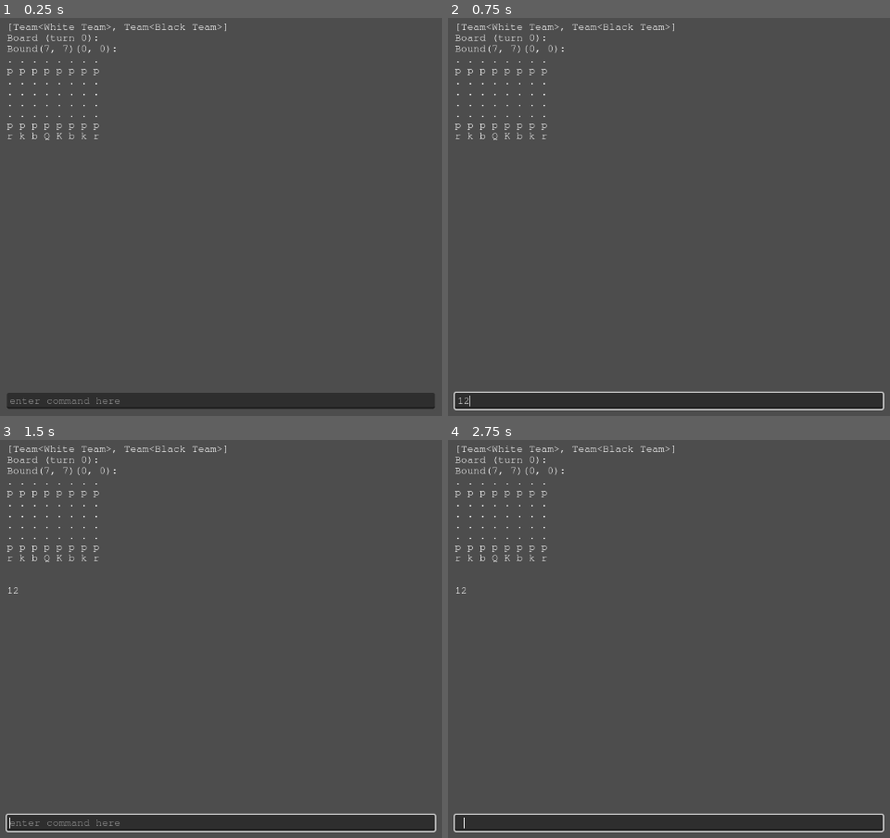
Above: before the commit, frames 1-4 (two rows, left to right).
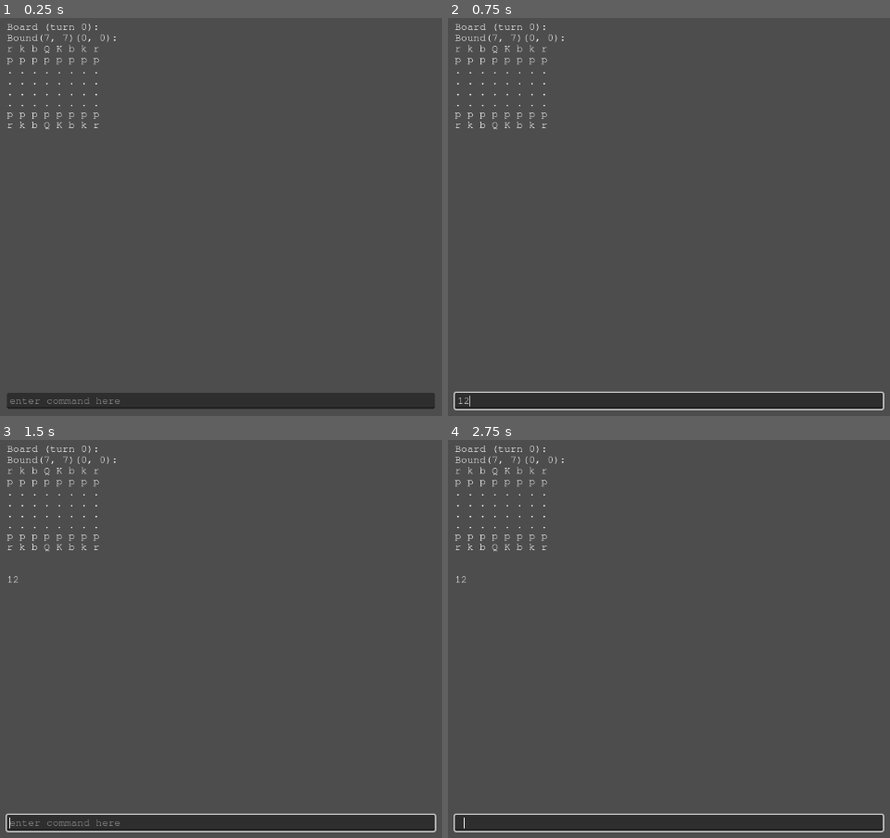
Above: after the commit, the same moments.

Repository: Roboticy3/Mess
Game: Godot game, scene res://default.tscn
Two runs of this game, one before a commit and one after it. Both use one fixed random seed, a clock stepped at 60 frames per second and the inputs below.
Inputs (mouse positions are in pixels of both pictures, inside the frame that each line leads up to):
- Up to frame 1 (0.25 s): no input
- Up to frame 2 (0.75 s): click (669, 400) at 0.52 s; type "12" at 0.6 s
- Up to frame 3 (1.5 s): tap Enter at 1.25 s
- Up to frame 4 (2.75 s): tap Space at 2 s

The runs differ from the first frame. In frame 1, 1.0% of the frame differs, in the area x 1-52%, y 1-31%; in frame 2, 1.0%; in frame 3, 1.0%, in the area x 1-52%, y 1-39%; in frame 4, 1.0%.

Commit message:
minor changes to option calling and CommandLine
switched from calling options with arguments to binding them ahead of time

added show command with -r parameter and an integer argument, shows the state in player.board.states at the index given by the argument, or the index given by the argument added to the current state size if -r is flagged

Diff:
--- a/Board Types/Board.gd
+++ b/Board Types/Board.gd
@@ -38,9 +38,6 @@
 func fill_nodes():
 	for v in node_paths:
 		Accessor.get_children_recursive(get_node(v), add_node)
-
-	teams.sort_custom(func (a:Team, b:Team): return a.priority > b.priority)
-	Accessor.a_print(str(teams))
 
 #everybody shut up new class just dropped
 #call this with a node to add it to the board individually
@@ -126,15 +123,12 @@
 	var p_o := p.options
 	if p_o.has(o):
 		add_state()
-		p_o[o].call(p, self, o)
+		p_o[o].call()
 
 		generate_options()
 		return true
 
 	return false
-
-func move(p:Piece, option:Callable):
-	option.call(p, self)
 
 func add_state():
 	if states.size() == 0:
--- a/Board Types/Board2i.gd
+++ b/Board Types/Board2i.gd
@@ -21,6 +21,6 @@
 	var result := "Board (turn " + str(states.size() - 1) + "):\n"
 	var s = current_state
 
-	result += Accessor.shaped_2i_state_to_string(shape, s)
+	result += Accessor.shaped_2i_state_to_string(s, shape)
 
 	return result
--- a/Piece Types/King2i.gd
+++ b/Piece Types/King2i.gd
@@ -10,7 +10,6 @@
 	name = "King2i"
 	state_form.merge(king2i_state_form, true)
 
-var castle_rooks := {}
 func option_castle(king:Piece, b:Board, o:Vector2i, rook:Piece, ro:Vector2i) -> void:
 
 	option_move(king, b, o)
@@ -38,8 +37,8 @@
 	var ra = p_state["rook axes"]
 	var c1 = can_castle_to(ra, p, b)
 	var c2 = can_castle_to(-ra, p, b)
-	if c1: o[c1[0][1]] = option_castle.bind(c1[1], c1[0][0])
-	if c2: o[c2[0][1]] = option_castle.bind(c2[1], c2[0][0])
+	if c1: o[c1[0][1]] = option_castle.bind(p, b, c1[0][1], c1[1], c1[0][0])
+	if c2: o[c2[0][1]] = option_castle.bind(p, b, c2[0][1], c2[1], c2[0][0])
 
 	return o
 
--- a/Piece Types/Pawn2i.gd
+++ b/Piece Types/Pawn2i.gd
@@ -24,7 +24,7 @@
 	#forward step
 	var up_one:Vector2i = to_global(p_state, b, Vector2i(0, 1))
 	if !b.get_piece(up_one):
-		options[up_one] = option_move
+		options[up_one] = option_move.bind(p, b, up_one)
 
 	#diagonal takes
 	var diag_right:Vector2i = to_global(p_state, b, Vector2i(1, 1))
@@ -33,15 +33,15 @@
 	var take_left = b.get_team(diag_left)
 
 	if take_right && take_right != p.get_team():
-		options[diag_right] = option_move
+		options[diag_right] = option_move.bind(p, b, diag_right)
 	if take_left && take_left != p.get_team():
-		options[diag_left] = option_move
+		options[diag_left] = option_move.bind(p, b, diag_left)
 
 	#double forward step
 	var up_two = to_global(p_state, b, Vector2i(0, 2))
 
 	if p_state["moves"] == 0 && !b.get_piece(up_one) && !b.get_piece(up_two):
-		options[up_two] = option_move
+		options[up_two] = option_move.bind(p, b, up_two)
 
 	return options
 
--- a/Piece Types/PieceType.gd
+++ b/Piece Types/PieceType.gd
@@ -8,6 +8,7 @@
 func generate_options(_p:Piece, _b:Board)->Dictionary:
 	return {}
 
+#options typically take a piece, board, and the option's "key" or id specifying a position or holding more information
 func option_move(p:Piece, b:Board, o) -> void:
 	b.move_piece(p, o)
 
@@ -26,7 +27,7 @@
 		pos = to_global(p.get_state(), b, pos)
 
 		if validator.call(p, b, pos):
-			options[pos] = option
+			options[pos] = option.bind(p, b, pos)
 
 #spaces from a list of (sorta) global directions
 #directions will not be transformed by the piece's direction since the piece may not have the direction property
@@ -62,8 +63,9 @@
 func add_options_from_line_directions(options:Dictionary, directions:Array, p:Piece, b:Board, option:=option_move, validator:=can_take, iterations:=max_iter) -> void:
 	var positions = spaces_from_line_directions(directions, p, b, validator, iterations)
 
-	for pos in positions:
-		options[pos] = option
+	for y in positions:
+		for x in y:
+			options[x] = option.bind(p, b, x)
 
 func _to_string():
 	return "PieceType<" + name + ">"
--- a/Scripts/Player/CommandLine.gd
+++ b/Scripts/Player/CommandLine.gd
@@ -25,16 +25,17 @@
 
 	match s[0]:
 		commands[0]: select_piece(args)
-		commands[1]: play_piece(args)
+		commands[1]: play(args)
+		commands[2]: show_state(args)
 
 	text = ""
 
 const commands := [
 	"select",
-	"move"
+	"move",
+	"show"
 ]
 
-#
 func select_piece(args:Array[String]):
 
 	if args.size() < 2:
@@ -48,7 +49,7 @@
 			return
 		TYPE_VECTOR2I: player.select_piece(args_to_vector2i(args))
 
-func play_piece(args:Array[String]):
+func play(args:Array[String]):
 
 	if !player.selection:
 		Accessor.a_print("cannot move a piece with no selection")
@@ -62,6 +63,20 @@
 	match b.position_type:
 		TYPE_VECTOR2I: player.play(args_to_vector2i(args))
 
+func show_state(args:Array[String]):
+
+	var idx := player.board.states.size() - 1
+
+	if !args.is_empty():
+		if args[0] == "-r" && args.size() > 1:
+			idx += args[1].to_int()
+		elif args[0] != "-r":
+			idx = args[0].to_int()
+
+	Accessor.a_print(
+		Accessor.shaped_2i_state_to_string(player.board.get_state(idx))
+	)
+
 func args_to_vector2i(args:Array) -> Vector2i:
 	var x = args[0].to_int()
 	var y = args[1].to_int()
--- a/Scripts/Technical/Accessor.gd
+++ b/Scripts/Technical/Accessor.gd
@@ -23,7 +23,7 @@
 				stk.push_back(w)
 	return stk
 
-func shaped_2i_state_to_string(shape:Array[Bound], state:Dictionary, display_mode:int = 0) -> String:
+func shaped_2i_state_to_string(state:Dictionary=current_board.get_state(), shape:Array[Bound]=current_board.shape, display_mode:int = 0) -> String:
 	var result := ""
 	for s in shape:
 		result += str(s) + ":\n"
--- a/default.tscn
+++ b/default.tscn
@@ -108,6 +108,62 @@
 "position": Vector2i(7, 6)
 }
 
+[node name="Knight" type="Node" parent="Board/Black Team"]
+script = ExtResource("3_tivbx")
+type = SubResource("Resource_1421e")
+starting_state = {
+"position": Vector2i(1, 7)
+}
+
+[node name="Knight2" type="Node" parent="Board/Black Team"]
+script = ExtResource("3_tivbx")
+type = SubResource("Resource_1421e")
+starting_state = {
+"position": Vector2i(6, 7)
+}
+
+[node name="King" type="Node" parent="Board/Black Team"]
+script = ExtResource("3_tivbx")
+type = SubResource("Resource_e0o4y")
+starting_state = {
+"position": Vector2i(4, 7)
+}
+
+[node name="Rook" type="Node" parent="Board/Black Team"]
+script = ExtResource("3_tivbx")
+type = SubResource("Resource_ve2vv")
+starting_state = {
+"position": Vector2i(0, 7)
+}
+
+[node name="Rook2" type="Node" parent="Board/Black Team"]
+script = ExtResource("3_tivbx")
+type = SubResource("Resource_ve2vv")
+starting_state = {
+"position": Vector2i(7, 7)
+}
+
+[node name="Bishop" type="Node" parent="Board/Black Team"]
+script = ExtResource("3_tivbx")
+type = SubResource("Resource_v6ihh")
+starting_state = {
+"position": Vector2i(2, 7)
+}
+
+[node name="Bishop2" type="Node" parent="Board/Black Team"]
+script = ExtResource("3_tivbx")
+type = SubResource("Resource_v6ihh")
+starting_state = {
+"position": Vector2i(5, 7)
+}
+
+[node name="Queen" type="Node" parent="Board/Black Team"]
+script = ExtResource("3_tivbx")
+type = SubResource("Resource_6gybt")
+starting_state = {
+"position": Vector2i(3, 7)
+}
+
 [node name="White Team" type="Node" parent="Board"]
 script = ExtResource("2_l4gke")
 priority = 1
@@ -275,4 +331,5 @@
 theme_override_fonts/font = ExtResource("8_kjhd7")
 placeholder_text = "enter command here"
 script = ExtResource("10_to7dn")
+send_action = null
 player_path = NodePath("../../Player")
